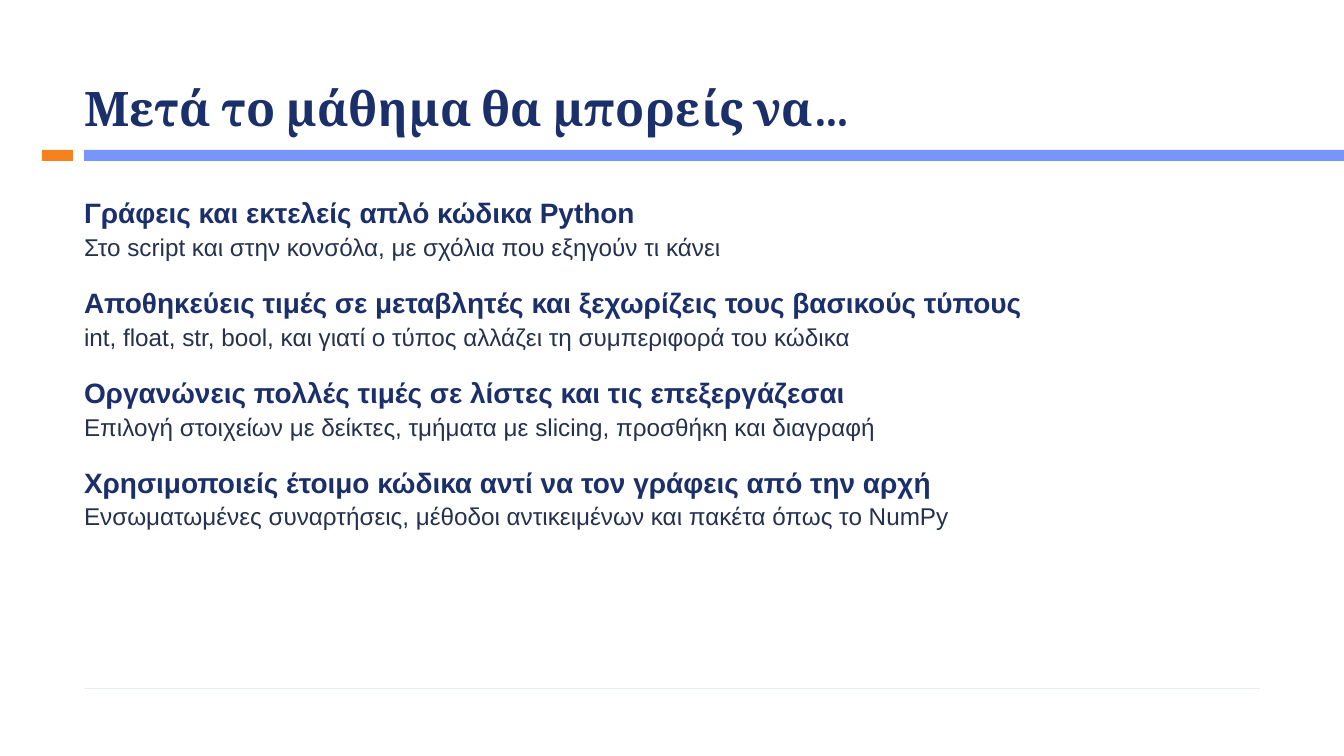
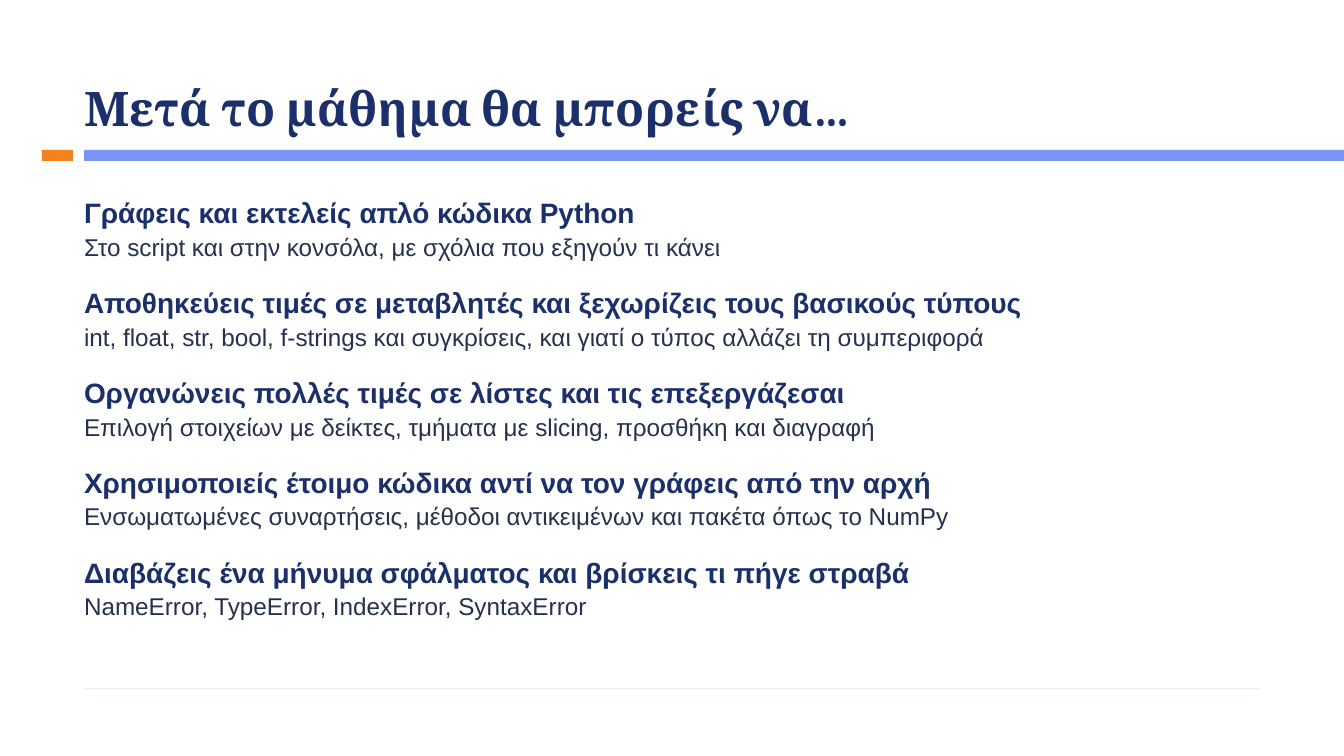
Before and after one commit to kalampokis/kalampokis.github.io, a slide deck: slide 3 of bap/Week3/BAP_Week3_Python_Basics.pptx. Drawn at 1344x756 pixels with LibreOffice and Linux fonts; fonts in the diff are those of the drawing. Boxes give left, top, right and bottom in pixels: in the first picture for what was removed or moved away, otherwise in the second. Text is boxed around its words. In the diff, an @@ line names an element or a change of style, - is before the commit and + after.

```diff
--- a/bap/Week3/BAP_Week3_Python_Basics.pptx
+++ b/bap/Week3/BAP_Week3_Python_Basics.pptx
@@ text at (84, 327, 984, 351): text changed @@
-  int, float, str, bool, και γιατί ο τύπος αλλάζει τη συμπεριφορά του κώδικα
+  int, float, str, bool, f-strings και συγκρίσεις, και γιατί ο τύπος αλλάζει τη συμπεριφορά
@@ text at (84, 562, 909, 620): paragraphs added @@
+Διαβάζεις ένα μήνυμα σφάλματος και βρίσκεις τι πήγε στραβά
+  NameError, TypeError, IndexError, SyntaxError
```
Also in this commit, not shown: 5 other slides changed, 8 slides added, 1 slide removed, 2 other files.
